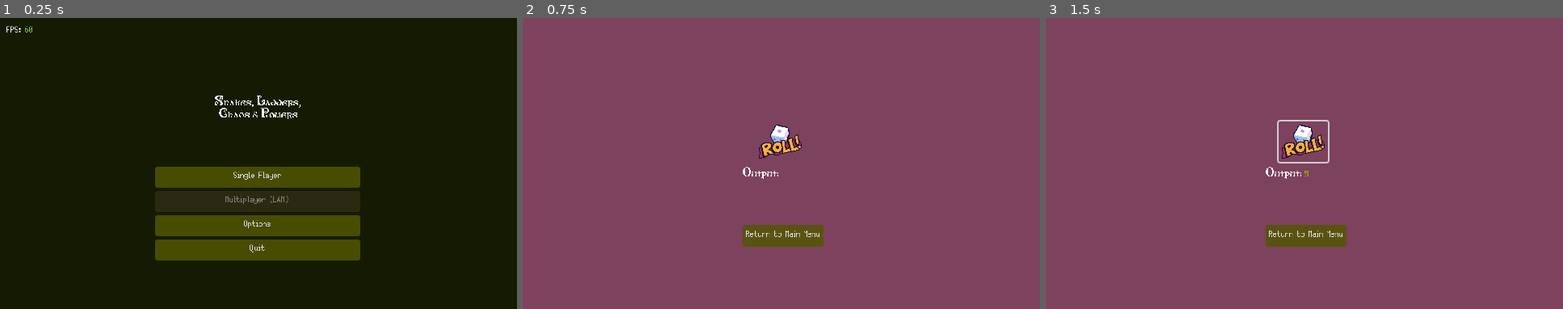
Above: before the commit, frames 1-3 (left to right).
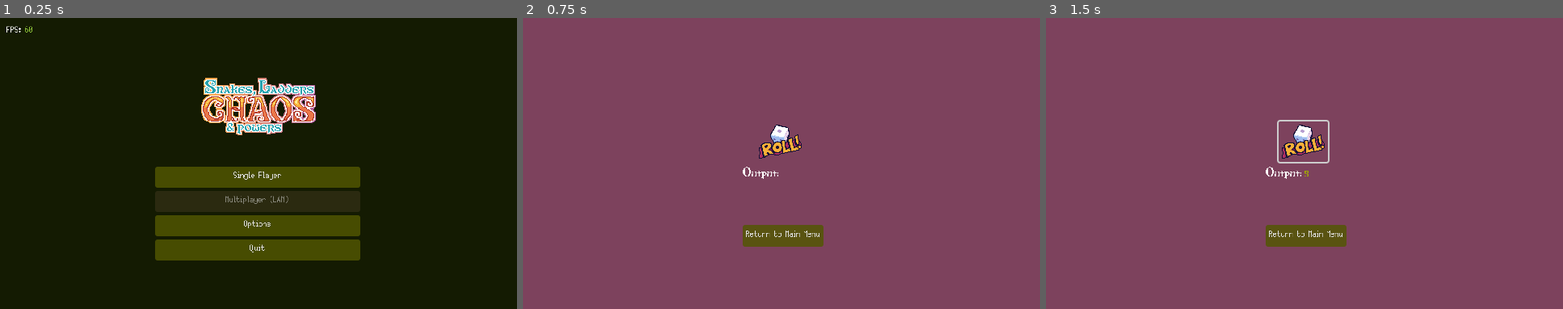
Above: after the commit, the same moments.

Repository: RistrettoLass/Snakes--Ladders--Chaos---Powers
Game: Godot game, scene res://Resources/Scene/Main_Menu.tscn
Same seed, same stepped clock (60 frames per second), same inputs: the game is played once before the commit and once after it.
Inputs (mouse positions are in pixels of both pictures, inside the frame that each line leads up to):
- Up to frame 1 (0.25 s): no input
- Up to frame 2 (0.75 s): click "Single Player" at 0.5 s
- Up to frame 3 (1.5 s): click (1304, 140) at 1.25 s

The runs differ from the first frame. In frame 1, 3.0% of the frame differs, in the area x 38-62%, y 20-56%; in frame 2, nothing differs; in frame 3, nothing differs.

Commit message:
Title Change
Added Pixel Art Title Graphic

Diff:
--- a/Resources/Scene/Main_Menu.tscn
+++ b/Resources/Scene/Main_Menu.tscn
@@ -1,9 +1,70 @@
-[gd_scene load_steps=5 format=3 uid="uid://bq61ls2r1av57"]
+[gd_scene load_steps=9 format=3 uid="uid://bq61ls2r1av57"]
 
 [ext_resource type="Theme" uid="uid://dkay5gbrpfsmc" path="res://Resources/Themes/Small Font.tres" id="1_7445q"]
 [ext_resource type="Script" uid="uid://do74wtryfc85n" path="res://Resources/Scripts/main_menu.gd" id="1_mavmb"]
-[ext_resource type="Theme" uid="uid://csw4hor13q07" path="res://Resources/Themes/Big Font.tres" id="2_7445q"]
 [ext_resource type="PackedScene" uid="uid://bvwosthj7e004" path="res://Resources/Scene/FPS Counter.tscn" id="4_0ea47"]
+[ext_resource type="Texture2D" uid="uid://1qel7wpiqhyp" path="res://Resources/Assets/Pixel Assets/TITLE.png" id="4_a8ag0"]
+
+[sub_resource type="Animation" id="Animation_ict8l"]
+resource_name = "Hovering"
+length = 2.0
+loop_mode = 1
+tracks/0/type = "bezier"
+tracks/0/imported = false
+tracks/0/enabled = true
+tracks/0/path = NodePath("Title:offset:x")
+tracks/0/interp = 1
+tracks/0/loop_wrap = true
+tracks/0/keys = {
+"handle_modes": PackedInt32Array(0, 0, 0),
+"points": PackedFloat32Array(0, -0.25, 0, 0.25, 0, 0, -0.25, 0, 0.25, 0, 0, -0.25, 0, 0.25, 0),
+"times": PackedFloat32Array(0, 1, 2)
+}
+tracks/1/type = "bezier"
+tracks/1/imported = false
+tracks/1/enabled = true
+tracks/1/path = NodePath("Title:offset:y")
+tracks/1/interp = 1
+tracks/1/loop_wrap = true
+tracks/1/keys = {
+"handle_modes": PackedInt32Array(2, 2, 0),
+"points": PackedFloat32Array(-2, -0.25, 0, 0.25, 0, 2, -0.25, 0, 0.25, 0, -2, -0.25, 0, 0.25, 0),
+"times": PackedFloat32Array(0, 1, 2)
+}
+
+[sub_resource type="Animation" id="Animation_d8orm"]
+length = 0.001
+tracks/0/type = "bezier"
+tracks/0/imported = false
+tracks/0/enabled = true
+tracks/0/path = NodePath("Title:offset:x")
+tracks/0/interp = 1
+tracks/0/loop_wrap = true
+tracks/0/keys = {
+"handle_modes": PackedInt32Array(0),
+"points": PackedFloat32Array(0, -0.25, 0, 0.25, 0),
+"times": PackedFloat32Array(0)
+}
+tracks/1/type = "bezier"
+tracks/1/imported = false
+tracks/1/enabled = true
+tracks/1/path = NodePath("Title:offset:y")
+tracks/1/interp = 1
+tracks/1/loop_wrap = true
+tracks/1/keys = {
+"handle_modes": PackedInt32Array(0),
+"points": PackedFloat32Array(-2, -0.25, 0, 0.25, 0),
+"times": PackedFloat32Array(0)
+}
+
+[sub_resource type="AnimationLibrary" id="AnimationLibrary_h211v"]
+_data = {
+&"Hovering": SubResource("Animation_ict8l"),
+&"RESET": SubResource("Animation_d8orm")
+}
+
+[sub_resource type="RectangleShape2D" id="RectangleShape2D_o0idf"]
+size = Vector2(144, 80)
 
 [node name="Main Menu" type="Control"]
 layout_mode = 3
@@ -36,6 +97,8 @@
 alignment = 1
 
 [node name="Singleplayer" type="Button" parent="HBoxContainer"]
+texture_filter = 1
+texture_repeat = 1
 layout_mode = 2
 tooltip_text = "For a quick, fun, one-player game. Roll against procedural intelligence."
 theme = ExtResource("1_7445q")
@@ -63,18 +126,6 @@
 text = "Quit
 "
 
-[node name="RichTextLabel" type="RichTextLabel" parent="."]
-layout_mode = 0
-offset_left = -320.0
-offset_top = -88.0
-offset_right = 320.0
-offset_bottom = -48.0
-theme = ExtResource("2_7445q")
-text = "Snakes, Ladders,
-Chaos & Powers"
-autowrap_mode = 1
-horizontal_alignment = 1
-
 [node name="FPS Counter" parent="." instance=ExtResource("4_0ea47")]
 layout_mode = 0
 anchors_preset = 0
@@ -83,6 +134,25 @@
 grow_horizontal = 1
 grow_vertical = 1
 
+[node name="RigidBody2D" type="RigidBody2D" parent="."]
+gravity_scale = 0.0
+
+[node name="Title" type="Sprite2D" parent="RigidBody2D"]
+texture_filter = 1
+position = Vector2(0, -72)
+texture = ExtResource("4_a8ag0")
+offset = Vector2(0, -2)
+
+[node name="AnimationPlayer" type="AnimationPlayer" parent="RigidBody2D"]
+process_mode = 3
+libraries = {
+&"": SubResource("AnimationLibrary_h211v")
+}
+
+[node name="CollisionShape2D" type="CollisionShape2D" parent="RigidBody2D"]
+position = Vector2(0, -72)
+shape = SubResource("RectangleShape2D_o0idf")
+
 [connection signal="pressed" from="HBoxContainer/Singleplayer" to="." method="_on_singleplayer_pressed"]
 [connection signal="pressed" from="HBoxContainer/Options" to="." method="_on_options_pressed"]
 [connection signal="pressed" from="HBoxContainer/Quit" to="." method="_on_quit_pressed"]
Not shown, added: Resources/Assets/Pixel Assets/TITLE.png.import
